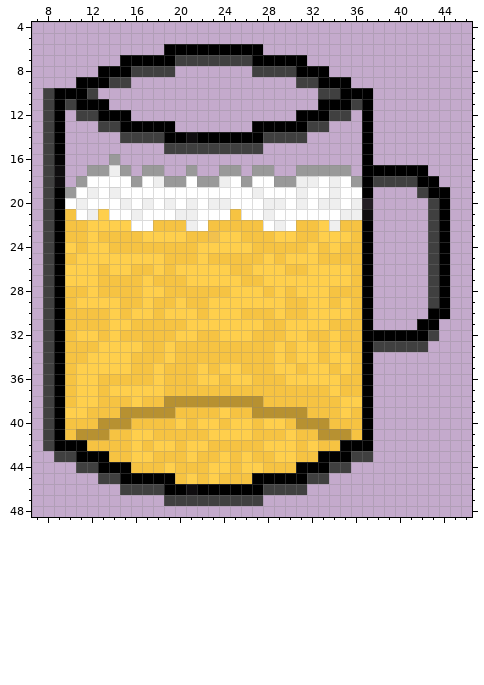
Two states of a pixel-art sprite, app/src/main/res/drawable/beericon.png. The picture above is the old version.
The file is 50x50 pixels. Pixels under 10% opacity are left out. Colours within 5 levels of each other are drawn and written as one. Shown: x 7..46, y 4..48.
The same view after the edit:
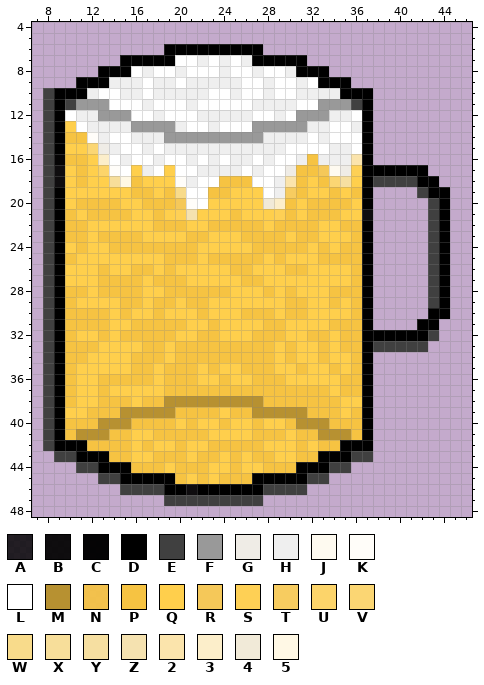
Palette (. is transparent): A #000000d2  B #000000ec  C #000000f9  D #000000  E #404040  F #999999  G #efece6  H #efefef  J #fefaf0  K #fffdf9  L #ffffff  M #b79131  N #f6c342eb  P #f6c342  Q #ffcf4c  R #f5c859  S #fed055  T #f7cc60  U #fcd46a  V #fbd673  W #f8db8b  X #f7de9a  Y #f6dfa1  Z #f5e2b0  2 #fbe4ac  3 #fceeca  4 #f1ead8  5 #fff8e5
The edit:
Changed rows in their new state; - is an unchanged pixel.
first column x 10:
 7 ----------LLHLHLH-----------
 8 ------LHLLHLLLHLLHLLH-------
 9 ----HHHLHHLHHHHHLLHLLHL-----
10 --HLLHHLHHHHHLLHLLHLLHHHH---
11 -FFFLLLHLLLHLLLLLHHHHLLFFF--
12 LHHFFFLLHLLLHHHHHLLHLFFFHHL-
13 QLHHHHFFFFHLLHLLLFFFFFHHLLH-
14 PPKHLLHHHFFFFFFFFFHHHHLHLLL-
15 QQVGHLLHLHHHHHHHHHHHLLLLHHL-
16 PPQ3LHLLHLLHLHLHHLHLLHPHHH2-
17 QPQUKLQHLQLLHHHHLHLLGPPRJGS-
18 QPQQX5PQQQKHLLPPP--H2PQPVYQ-
19 QQQQQQPPQPW--PPQQQ-HTPQQPQP-
20 QPPPPQQPPPRK-QQQQQ43PQPPPPQD
21 -QPPPPQQPQSZQQQ-QQQSPQPPPQQ-
22 ------QQ---QQ-----QPP---Q---
23 -------------Q-----P--------
first column x 23:
31 P
Boxes around the changes in both pictures, in picture pixels (x1, y1, x2, y2):
changed: (65, 55, 373, 242)
changed: (208, 319, 219, 330)
